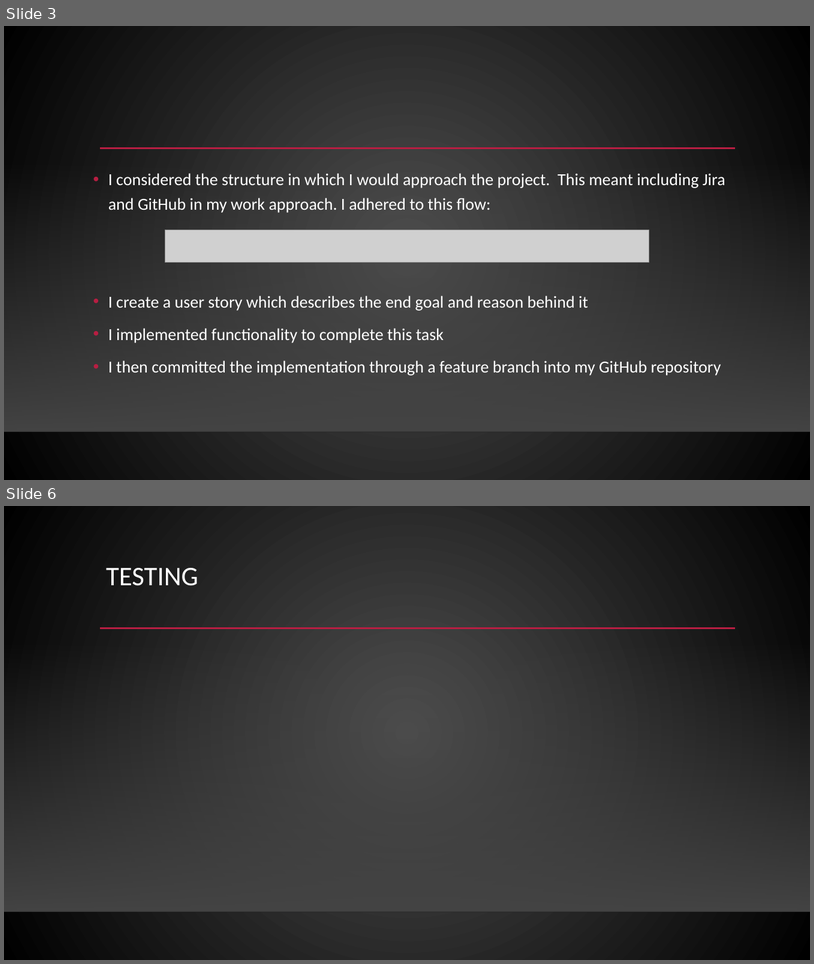
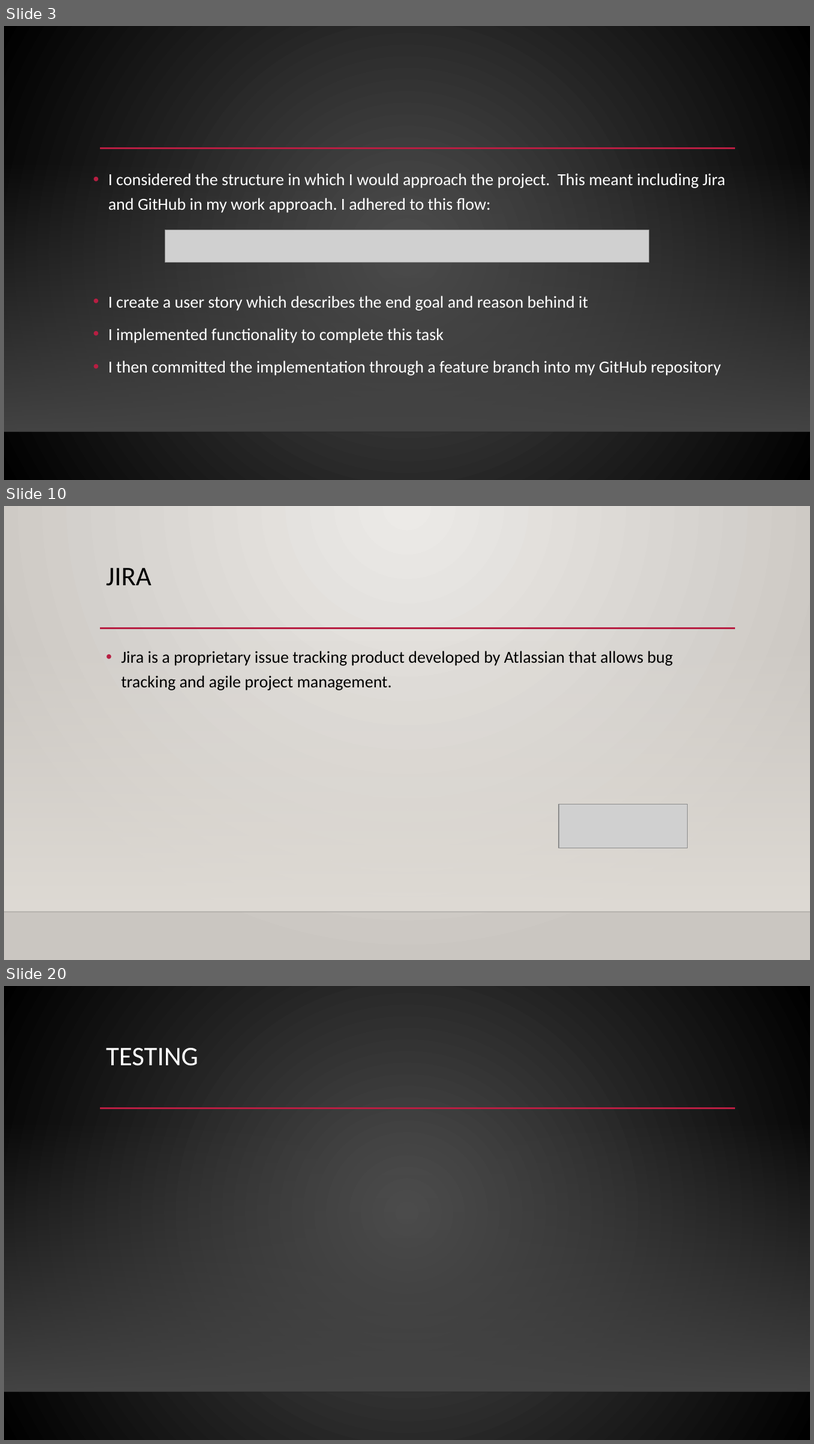
Before and after one commit to CharlesHerriott/IMS-Starter, a slide deck: Project-Documentation/IMS Starter presentation.pptx. Shown one above the other, each under a label of ours: slides 3 and 6 before the commit, slides 3, 10 and 20 after it; the slides between them are not shown. The pictures are 814x964 and 814x1444 pixels, drawn with LibreOffice and Linux fonts; fonts in the diff are those of the drawing; grey boxes stand for pictures; background and template pictures are left out. Boxes give left, top, right and bottom in pixels: in the first picture for what was removed or moved away, otherwise in the second. Text is boxed around its words. In the diff, an @@ line names an element or a change of style, - is before the commit and + after.

```diff
--- a/Project-Documentation/IMS Starter presentation.pptx
+++ b/Project-Documentation/IMS Starter presentation.pptx
@@ slide 10 added at bbox=[4, 506, 810, 960], background gradient #ECEAE7 to #CAC7C1; not listed: 2 template elements that a slide beside it also shows @@
@@ title added at bbox=[106, 568, 152, 586], 32 pt, text #000000 @@
+JIRA
@@ rectangle added at bbox=[4, 640, 810, 912], fill gradient #DFDBD5 @@
@@ text added at bbox=[121, 651, 674, 690], 20 pt, text #000000 @@
+• Jira is a proprietary issue tracking product developed by Atlassian that allows bug tracking and agile project management.
@@ picture added at bbox=[560, 804, 688, 848] @@
@@ what was slide 6 is now slide 20 @@
```
Also in this commit, not shown: 1 slide changed, 15 other slides added, 2 slides removed, 4 other files.
